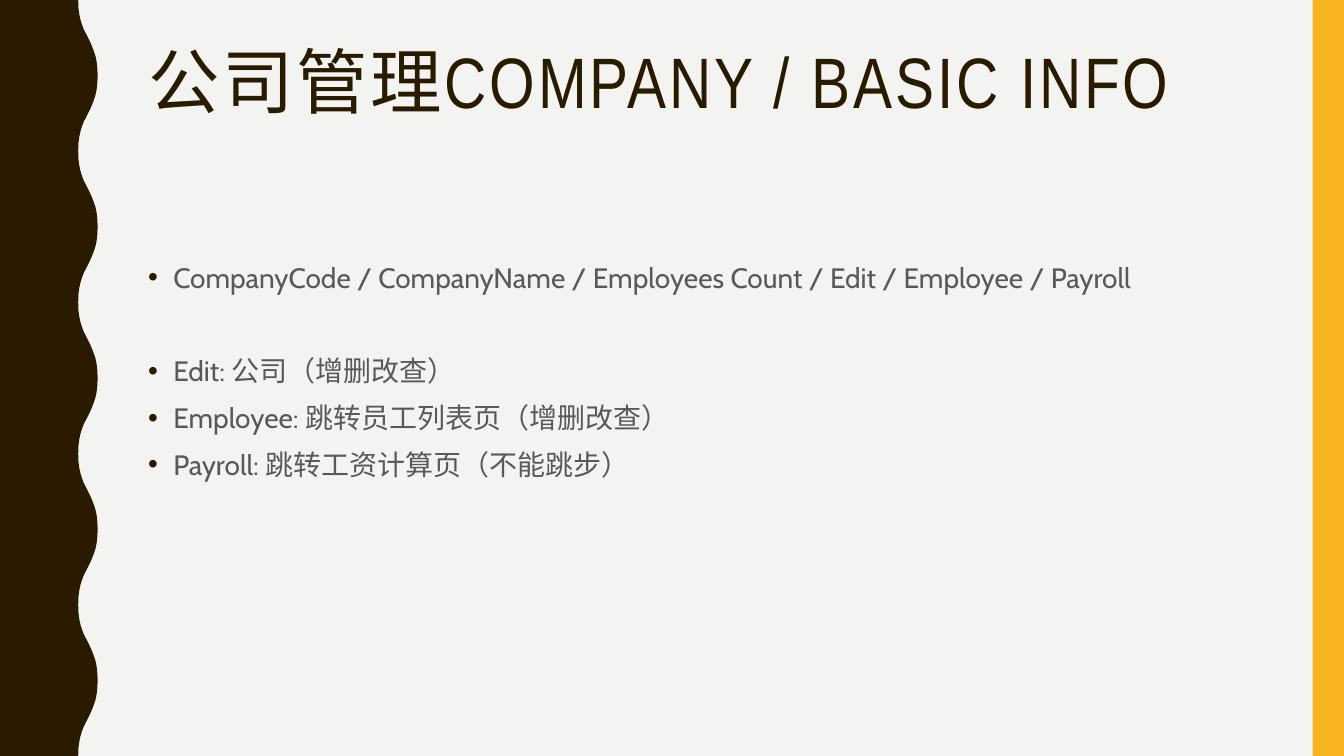
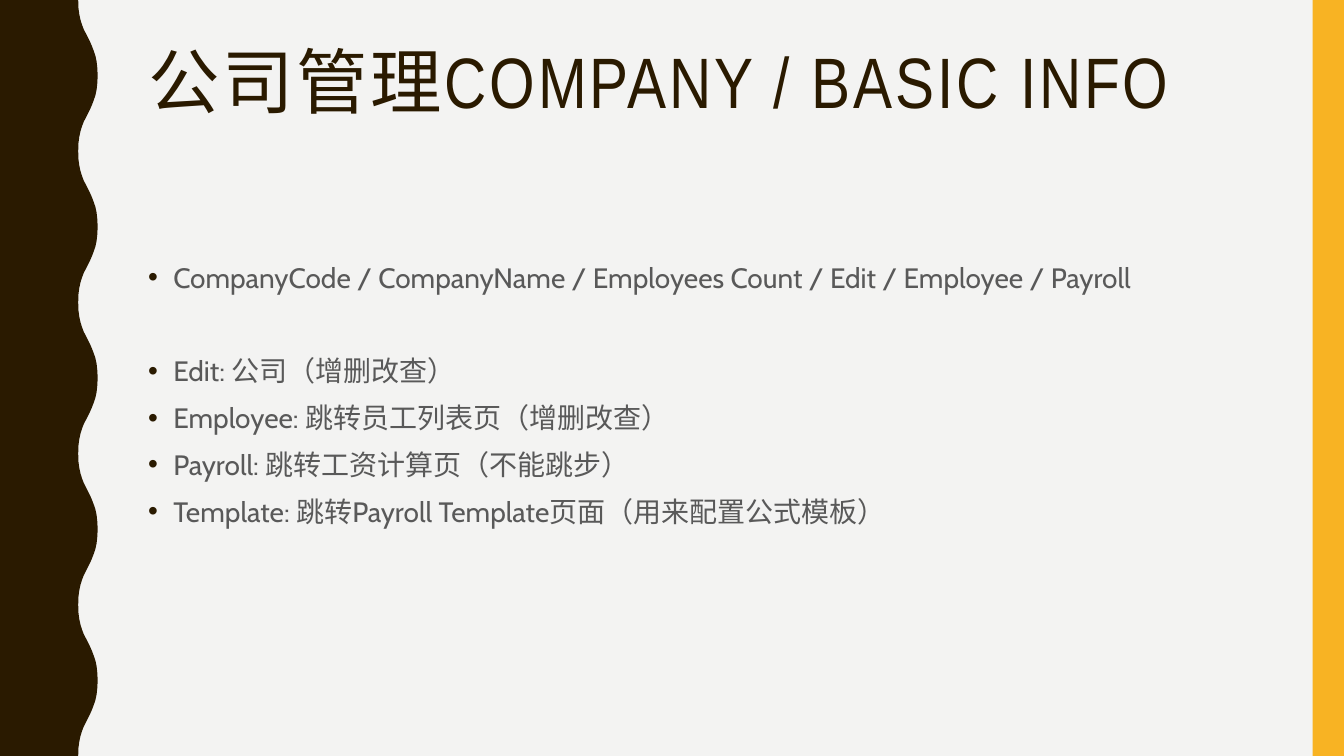
Before and after one commit to payrolls/payrolls.github.io, a slide deck: slide 8 of doc/Payroll Web UI.pptx. Drawn at 1344x756 pixels with LibreOffice and Linux fonts; fonts in the diff are those of the drawing. Boxes give left, top, right and bottom in pixels: in the first picture for what was removed or moved away, otherwise in the second. Text is boxed around its words. In the diff, an @@ line names an element or a change of style, - is before the commit and + after.

Commit message:
req update

```diff
--- a/doc/Payroll Web UI.pptx
+++ b/doc/Payroll Web UI.pptx
@@ text at (173, 498, 886, 529): paragraph added @@
+• Template: 跳转Payroll Template页面（用来配置公式模板）
```
